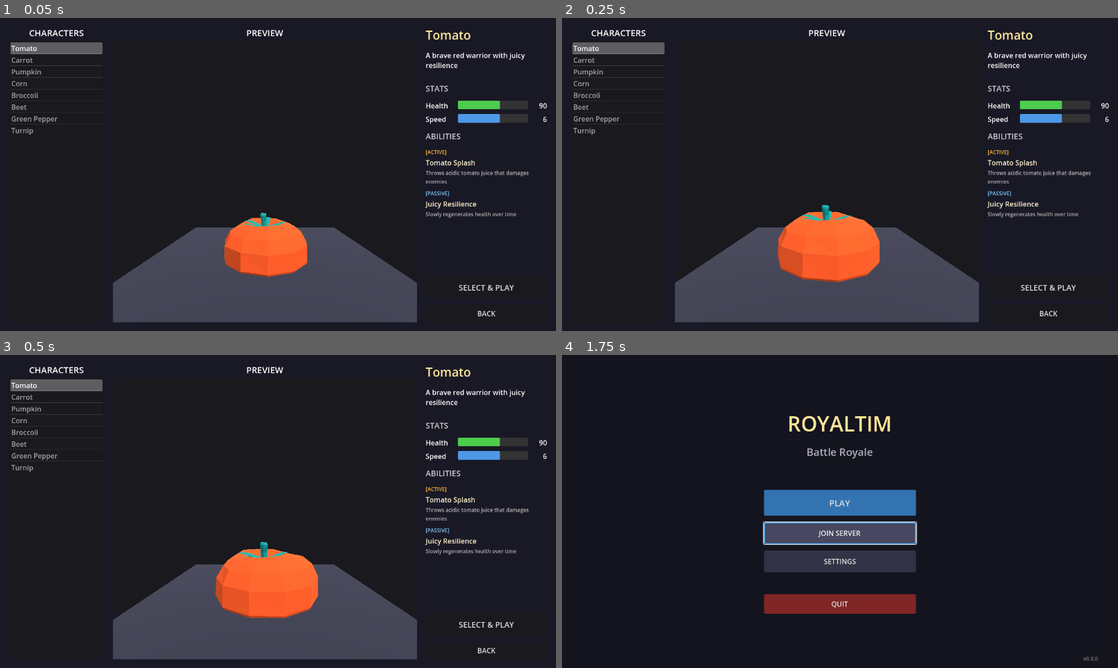
Above: before the commit, frames 1-4 (two rows, left to right).
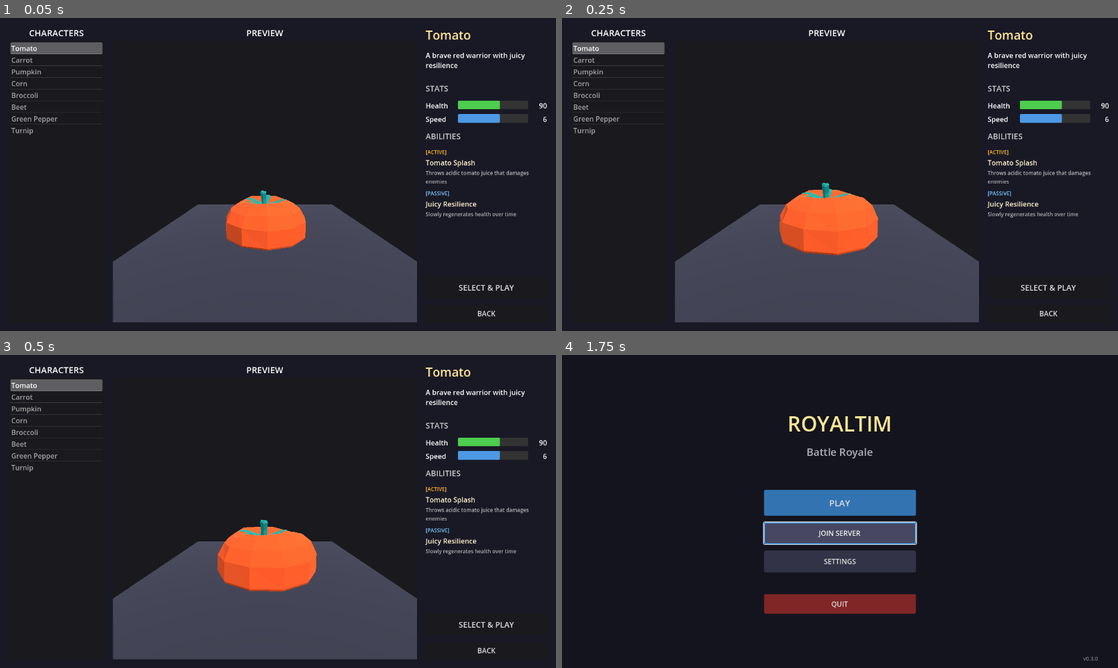
Above: after the commit, the same moments.

Repository: whaleopop/Tomato
Game: Godot game, scene res://scenes/CharacterSelectScene.tscn
Same seed, same stepped clock (60 frames per second), same inputs: the game is played once before the commit and once after it. This scene is started directly instead of the project's main scene.
Inputs:
- Up to frame 1 (0.05 s): no input
- Up to frame 2 (0.25 s): no input
- Up to frame 3 (0.5 s): no input
- Up to frame 4 (1.75 s): click "BACK" at 0.5 s; click "JOIN SERVER" at 1.25 s

The runs differ from the first frame. In frame 1, 5.5% of the frame differs, in the area x 20-75%, y 55-85%; in frame 2, 5.9%, in the area x 20-75%, y 52-85%; in frame 3, 5.7%; in frame 4, nothing differs.

Commit message:
Fix: сетевые ошибки и ошибки UI
Исправлены критические ошибки:

1. NetworkManager: добавлен метод is_server()
   - SpawnSelectController вызывал несуществующий метод
   - Добавлены is_server() и is_client() хелперы

2. CharacterSelect: исправлен порядок вызова look_at()
   - look_at() вызывался до добавления камеры в дерево сцены
   - Камера теперь сначала добавляется, потом look_at()

3. RPC пути NetworkLobby: унифицированы для клиента и сервера
   - Проблема: сервер создавал NetworkLobby под GameServer,
     клиент создавал под SpawnSelectController - пути не совпадали
   - Решение: NetworkManager теперь владеет NetworkLobby
   - Путь /root/NetworkManager/NetworkLobby одинаков для всех

Diff:
--- a/NetworkManager.gd
+++ b/NetworkManager.gd
@@ -3,9 +3,31 @@
 
 var game_server: GameServer = null
 var game_client: GameClient = null
+var network_lobby: NetworkLobby = null
 
 func _ready():
 	pass
+
+func is_server() -> bool:
+	return game_server != null and game_server.is_running
+
+func is_client() -> bool:
+	return game_client != null
+
+func get_network_lobby() -> NetworkLobby:
+	return network_lobby
+
+func _create_network_lobby():
+	if network_lobby:
+		return
+	network_lobby = NetworkLobby.new()
+	network_lobby.name = "NetworkLobby"
+	add_child(network_lobby)
+
+func _cleanup_network_lobby():
+	if network_lobby:
+		network_lobby.queue_free()
+		network_lobby = null
 
 func start_server(port: int = 7777):
 	print("[NetworkManager] Starting server on port %d..." % port)
@@ -19,9 +41,17 @@
 		print("[NetworkManager] ERROR: Server already exists!")
 		return false
 
+	# Create network lobby first (must be under NetworkManager for consistent RPC paths)
+	_create_network_lobby()
+
 	print("[NetworkManager] Creating GameServer instance...")
 	game_server = GameServer.new()
+	game_server.name = "GameServer"
 	add_child(game_server)
+
+	# Setup server's NetworkLobby after GameServer is ready
+	if network_lobby and game_server.lobby_manager:
+		network_lobby.setup_server(game_server.lobby_manager)
 
 	print("[NetworkManager] Calling GameServer.start_server()...")
 	var result = game_server.start_server(port)
@@ -45,8 +75,12 @@
 		print("[NetworkManager] ERROR: Client already exists!")
 		return false
 
+	# Create network lobby (must be under NetworkManager for consistent RPC paths)
+	_create_network_lobby()
+
 	print("[NetworkManager] Creating GameClient instance...")
 	game_client = GameClient.new()
+	game_client.name = "GameClient"
 	add_child(game_client)
 
 	print("[NetworkManager] Calling GameClient.connect_to_server()...")
@@ -68,6 +102,7 @@
 		print("[NetworkManager] ✓ Server stopped and cleaned up")
 	else:
 		print("[NetworkManager] No server to stop")
+	_cleanup_network_lobby()
 
 func stop_client():
 	print("[NetworkManager] Stopping client...")
@@ -78,3 +113,4 @@
 		print("[NetworkManager] ✓ Client stopped and cleaned up")
 	else:
 		print("[NetworkManager] No client to stop")
+	_cleanup_network_lobby()
--- a/network/server/GameServer.gd
+++ b/network/server/GameServer.gd
@@ -34,11 +34,13 @@
 	lobby_manager.name = "LobbyManager"
 	add_child(lobby_manager)
 
-	# Create network lobby sync
-	network_lobby = NetworkLobby.new()
-	network_lobby.name = "NetworkLobby"
-	network_lobby.setup_server(lobby_manager)
-	add_child(network_lobby)
+	# Get network lobby from NetworkManager (created before GameServer)
+	# This ensures consistent RPC paths between client and server
+	var network_manager = get_node_or_null("/root/NetworkManager")
+	if network_manager:
+		network_lobby = network_manager.get_network_lobby()
+		if network_lobby:
+			network_lobby.setup_server(lobby_manager)
 
 	# Connect signals
 	server_world.player_spawned.connect(_on_player_spawned)
--- a/scenes/controllers/SpawnSelectController.gd
+++ b/scenes/controllers/SpawnSelectController.gd
@@ -34,13 +34,16 @@
 
 func _setup_network():
 	var network_manager = get_node_or_null("/root/NetworkManager")
+	if not network_manager:
+		return
+
+	# Get NetworkLobby from NetworkManager (same path for both client and server)
+	network_lobby = network_manager.get_network_lobby()
 
 	if is_host:
-		# Host - get NetworkLobby from GameServer
-		var game_server = get_node_or_null("/root/NetworkManager/GameServer")
+		# Host - setup local host player in lobby
+		var game_server = network_manager.game_server
 		if game_server:
-			network_lobby = game_server.network_lobby
-
 			# Setup local host player in lobby
 			if game_server.lobby_manager:
 				game_server.lobby_manager.add_player(1)  # Host is always ID 1
@@ -49,11 +52,6 @@
 				if game_server.server_world and game_server.server_world.hex_grid:
 					game_server.lobby_manager.setup_available_spawns(game_server.server_world.hex_grid)
 					_setup_host_map(game_server.server_world.hex_grid)
-	else:
-		# Client - create local NetworkLobby to receive RPCs
-		network_lobby = NetworkLobby.new()
-		network_lobby.name = "NetworkLobby"
-		add_child(network_lobby)
 
 	# Connect signals
 	if network_lobby:
--- a/ui/menus/CharacterSelect.gd
+++ b/ui/menus/CharacterSelect.gd
@@ -203,8 +203,9 @@
 	# Camera
 	preview_camera = Camera3D.new()
 	preview_camera.position = Vector3(0, 1.0, 2.5)
+	preview_viewport.add_child(preview_camera)
+	# Must call look_at after camera is in tree
 	preview_camera.look_at(Vector3(0, 0.7, 0))
-	preview_viewport.add_child(preview_camera)
 
 	# Floor for reference
 	var floor_mesh = MeshInstance3D.new()
Not shown, added: scenes/controllers/SpawnSelectController.gd.uid
